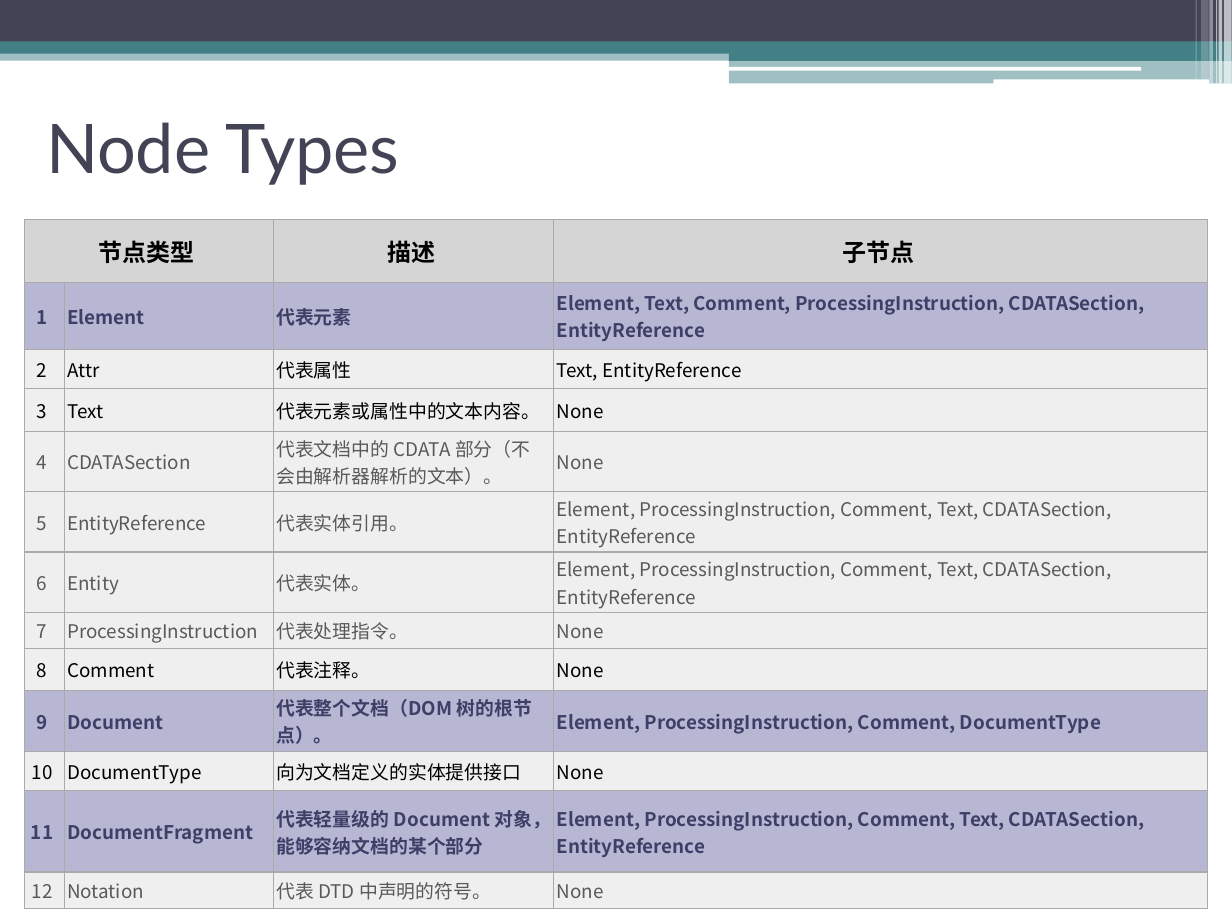
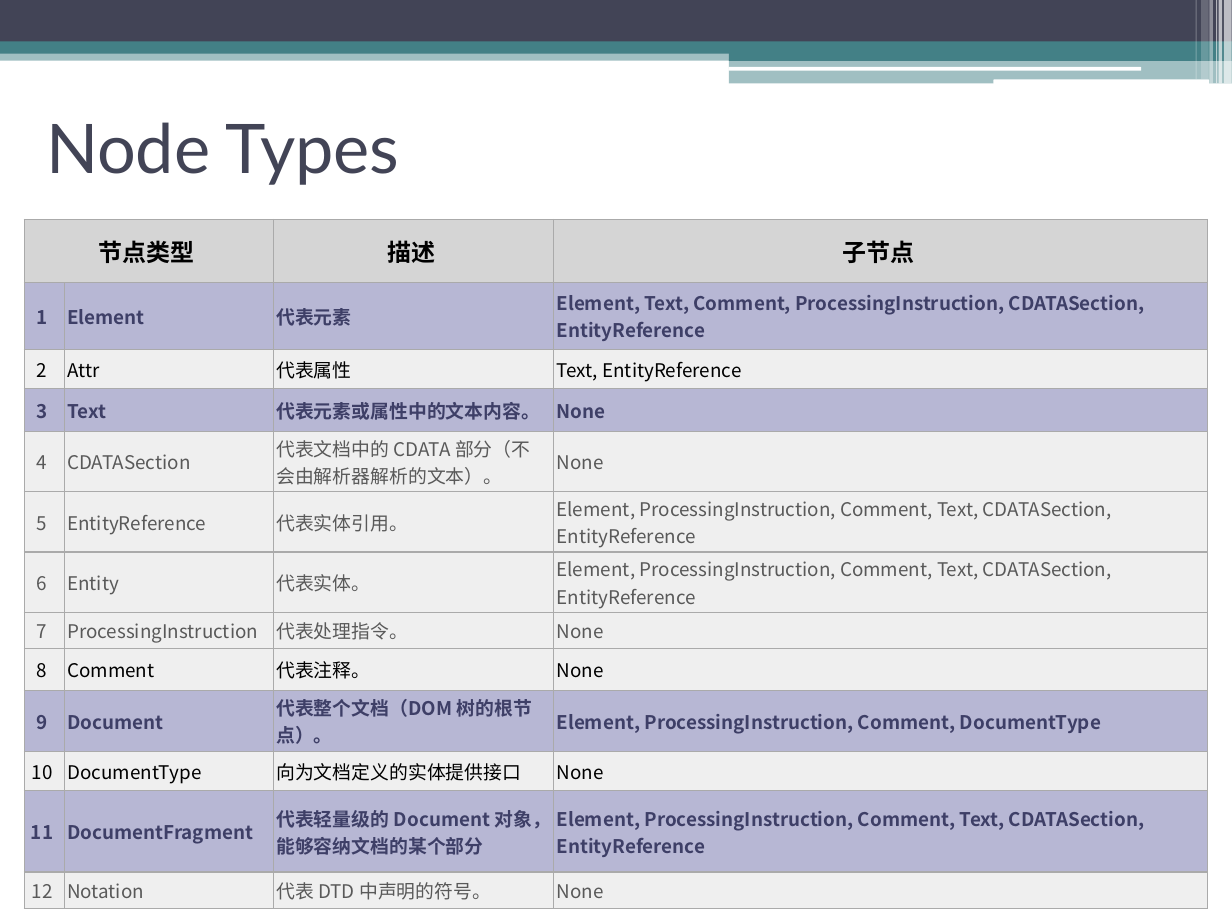
Before and after one commit to sophiazzw/Front_Library, a slide deck: slide 7 of manipulation.pptx. Drawn at 1232x924 pixels with LibreOffice and Linux fonts; fonts in the diff are those of the drawing. Boxes give left, top, right and bottom in pixels: in the first picture for what was removed or moved away, otherwise in the second. Text is boxed around its words. In the diff, an @@ line names an element or a change of style, - is before the commit and + after.

```diff
--- a/manipulation.pptx
+++ b/manipulation.pptx
@@ table at (25, 219, 1210, 904) @@
@@ fill #EFEFEF to #B7B7D4 in row 4 @@
@@ text colour #000000 to #3E3F68, bold on in "3", "Text", "代表元素或属性中的文本内容。", "None" @@
```
Also in this commit, not shown: 5 other slides changed, 6 other files.
